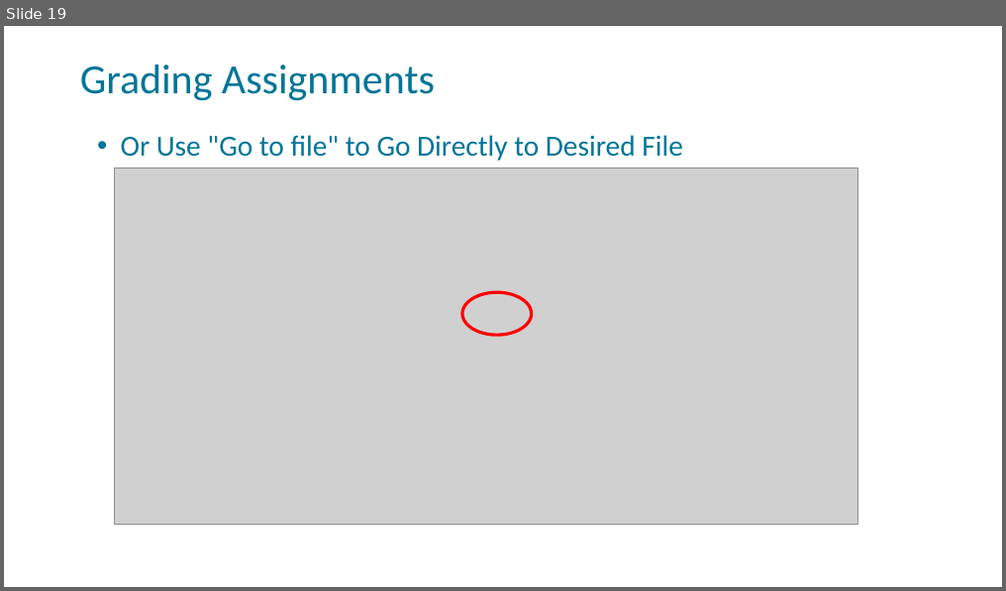
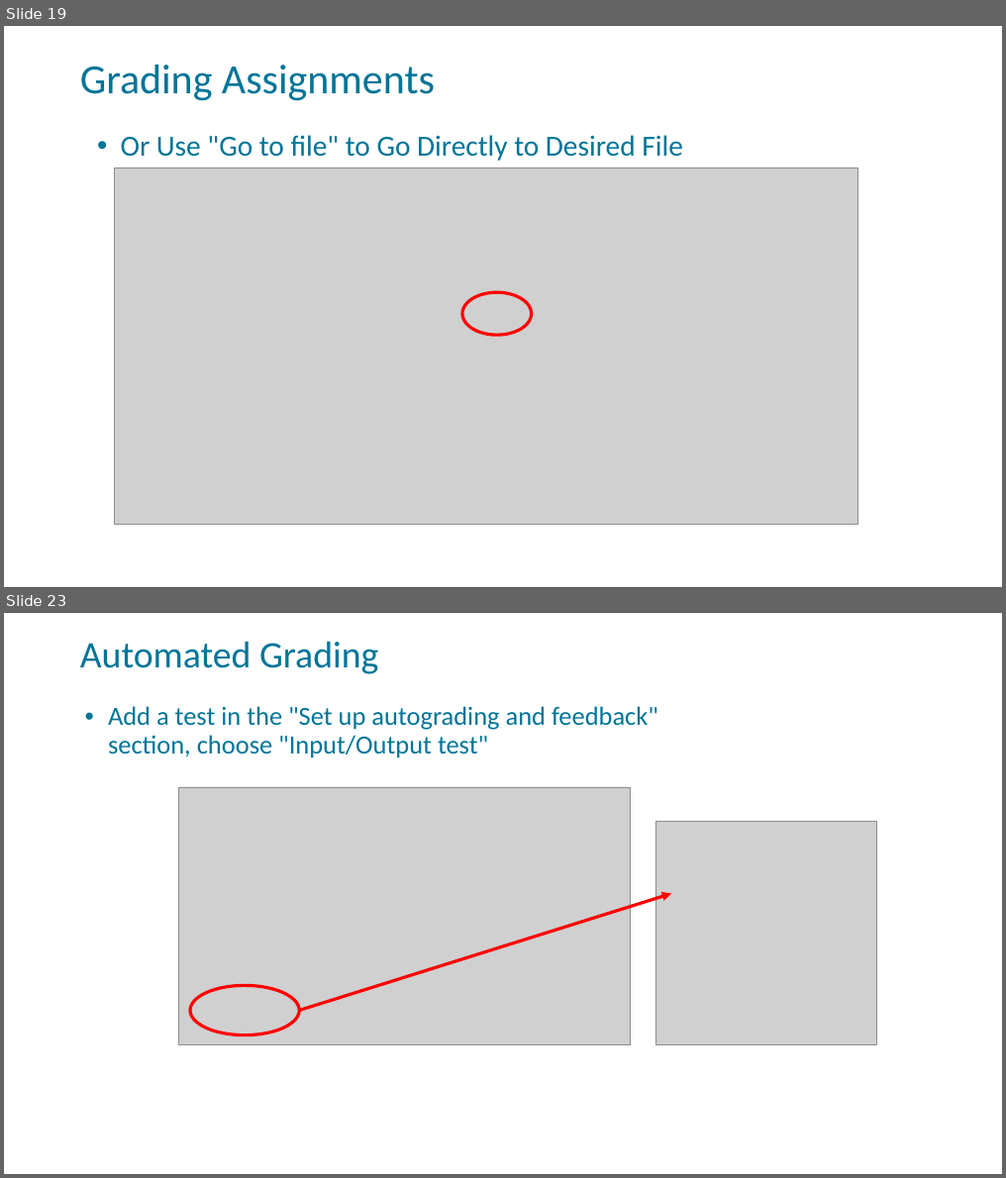
Before and after one commit to FSCJ-FacultyDev/SWC-Virtual-2023, a slide deck: slides/GitHubClassroom-Instructor.pptx. Shown one above the other, each under a label of ours: slide 19 before the commit, slides 19 and 23 after it; the slides between them are not shown. The pictures are 1006x591 and 1006x1178 pixels, drawn with LibreOffice and Linux fonts; fonts in the diff are those of the drawing; grey boxes stand for pictures; background and template pictures are left out. Boxes give left, top, right and bottom in pixels: in the first picture for what was removed or moved away, otherwise in the second. Text is boxed around its words. In the diff, an @@ line names an element or a change of style, - is before the commit and + after.

Commit message:
added auto-grading slides

```diff
--- a/slides/GitHubClassroom-Instructor.pptx
+++ b/slides/GitHubClassroom-Instructor.pptx
@@ slide 23 added at <box>4,613,1002,1174</box>, background picture (left out); not listed: 1 template element that a slide beside it also shows @@
@@ text added at <box>80,641,378,674</box>, 36 pt, text #007598 @@
+Automated Grading
@@ title added at <box>108,706,658,759</box>, 25.2 pt, text #007598 @@
+• Add a test in the "Set up autograding and feedback" section, choose "Input/Output test"
@@ picture added at <box>179,787,631,1045</box> @@
@@ picture added at <box>656,821,877,1045</box> @@
@@ arrow added from (300, 1011) to (672, 894), #FF0000 3 pt @@
@@ ellipse added at <box>190,986,300,1036</box>, outline #FF0000 3 pt @@
```
Also in this commit, not shown: 15 other slides added.
